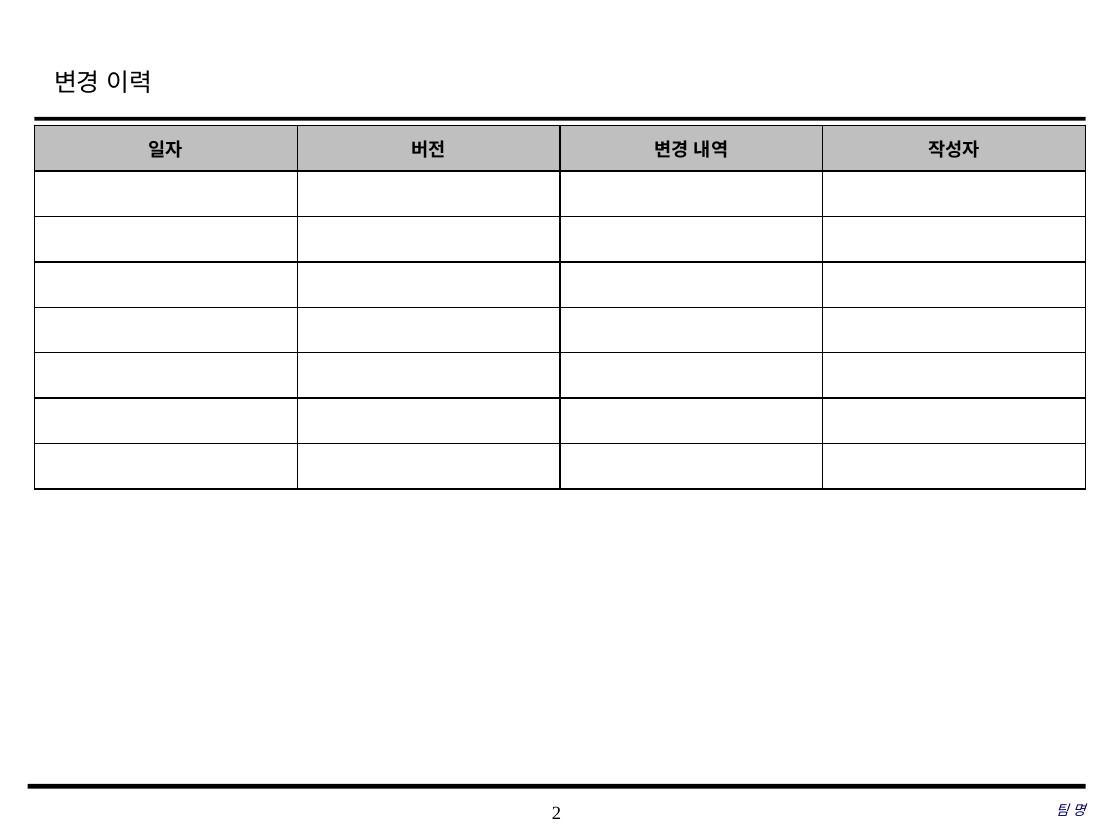
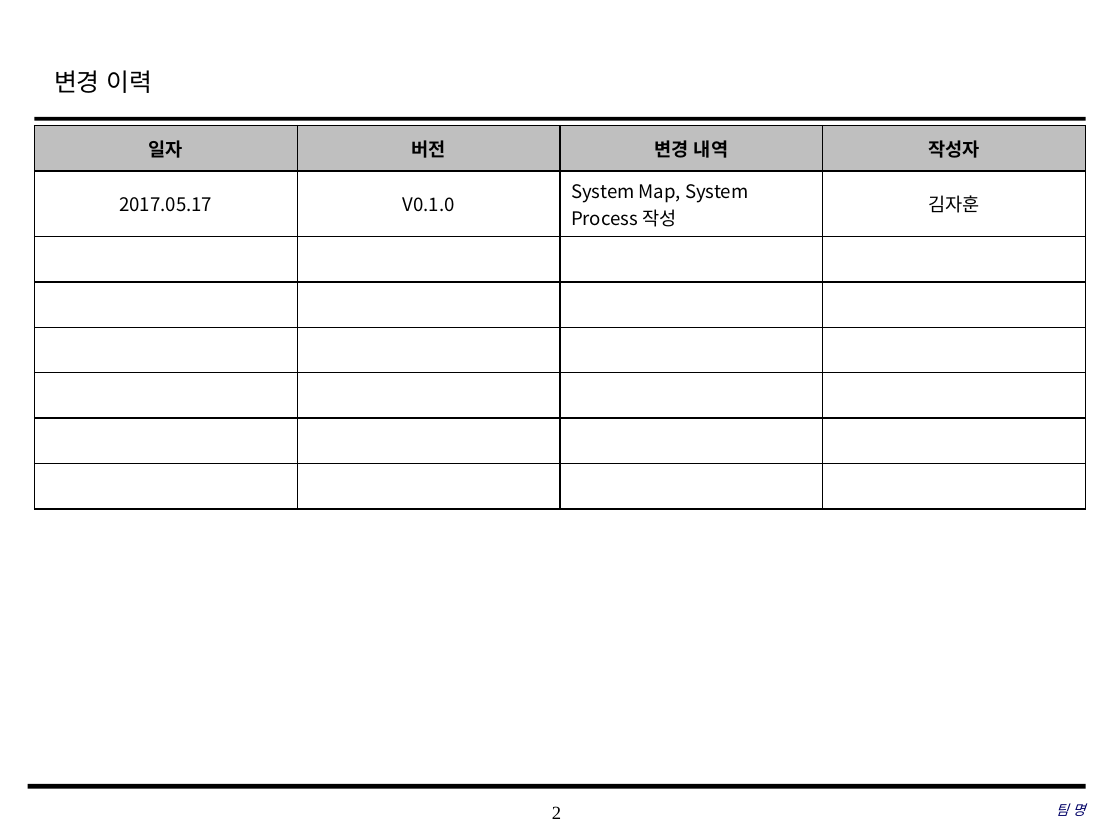
Before and after one commit to SE-admin/7, a slide deck: slide 2 of doc/3_ 설계서/UI Design Template.pptx. Drawn at 1120x840 pixels with LibreOffice and Linux fonts; fonts in the diff are those of the drawing; background and template pictures are left out. Boxes give left, top, right and bottom in pixels: in the first picture for what was removed or moved away, otherwise in the second. Text is boxed around its words. In the diff, an @@ line names an element or a change of style, - is before the commit and + after.

Commit message:
UI Design|doc|System map, System process 작성

```diff
--- a/doc/3_ 설계서/UI Design Template.pptx
+++ b/doc/3_ 설계서/UI Design Template.pptx
@@ table at (x1=35, y1=125, x2=1088, y2=500) @@
+row 2: 2017.05.17 | V0.1.0 | System Map, System Process 작성 | 김자훈
-row 8:  |  |  | 
```
Also in this commit, not shown: 2 other slides changed.
